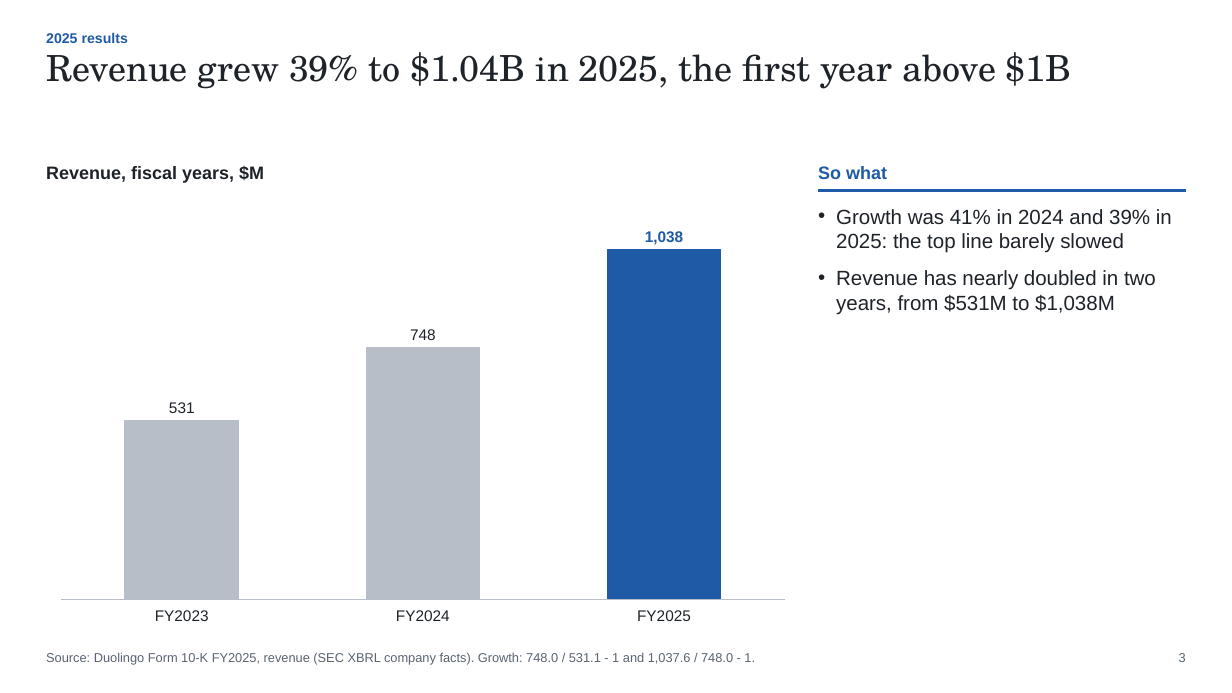
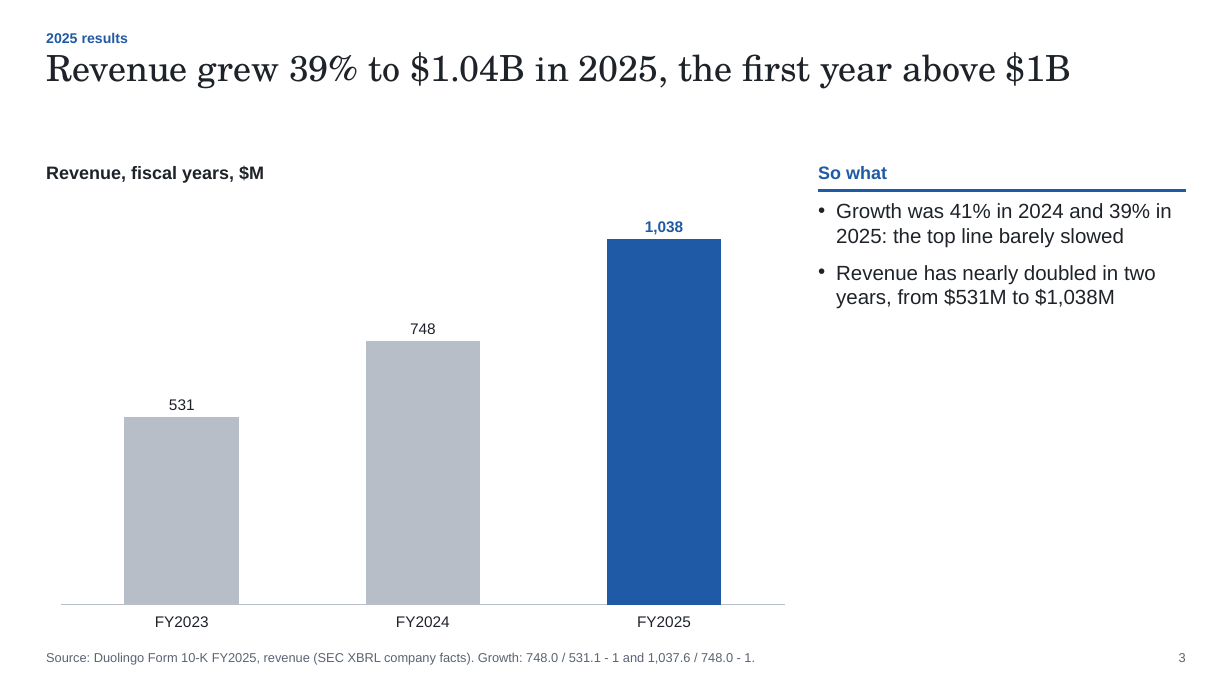
Before and after one commit to WQGGSEY/sowhat-decks, a slide deck: slide 3 of examples/01-investor-update/deck.pptx. Drawn at 1232x693 pixels with LibreOffice and Linux fonts; fonts in the diff are those of the drawing. Boxes give left, top, right and bottom in pixels: in the first picture for what was removed or moved away, otherwise in the second. Text is boxed around its words. In the diff, an @@ line names an element or a change of style, - is before the commit and + after.

```diff
--- a/examples/01-investor-update/deck.pptx
+++ b/examples/01-investor-update/deck.pptx
@@ column chart at [46,198,800,633] @@
@@ value axis changed @@
@@ plot area changed @@
@@ text "Growth was 41% in 2024 ...": place and size @@
-text "Growth was 41% in 2024 ..." at [836,209,1172,315]
+text "Growth was 41% in 2024 ..." at [836,203,1172,309]
```
Also in this commit, not shown: 8 other slides changed, 47 other files.
